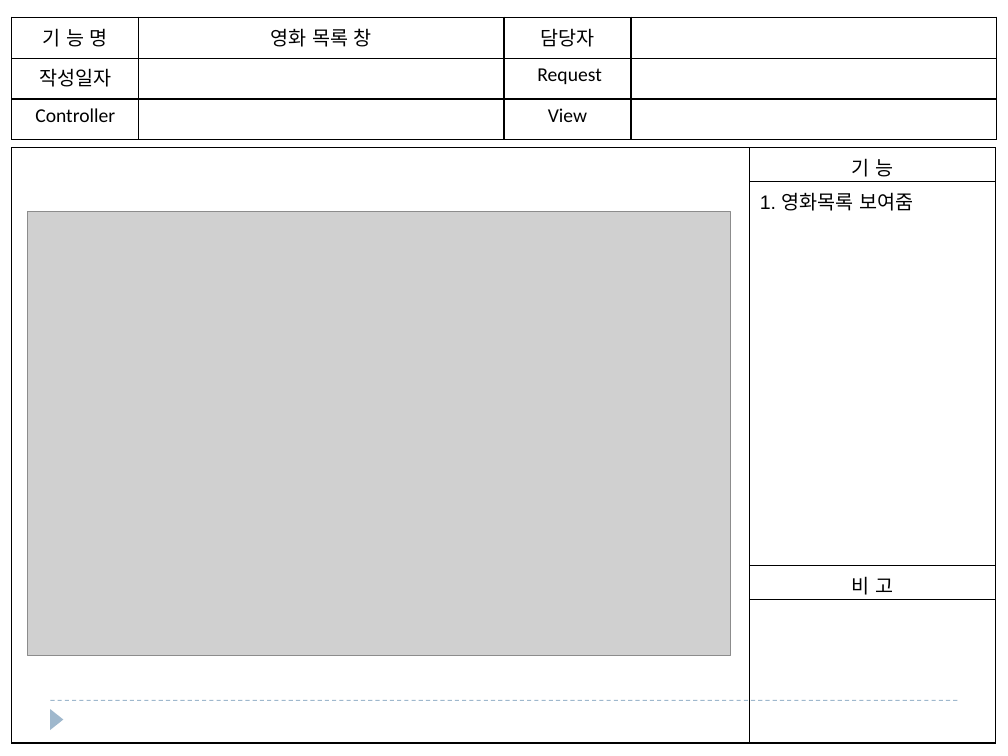
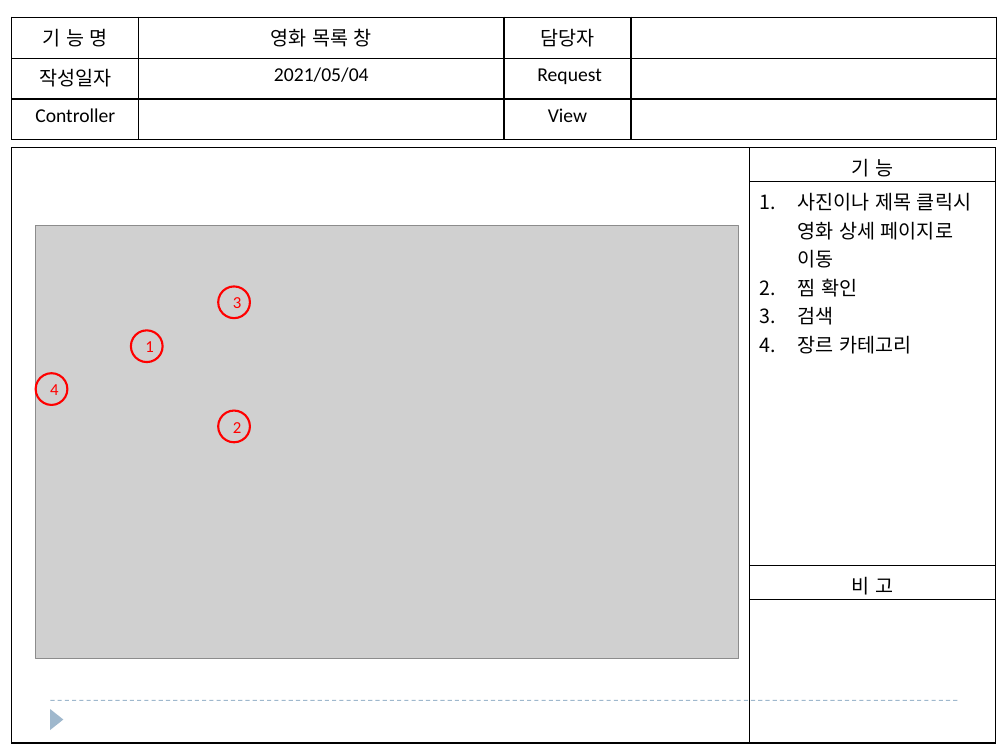
Before and after one commit to cr0ng/gitstart, a slide deck: slide 5 of gitTest/doc/스토리보드.pptx. Drawn at 1008x756 pixels with LibreOffice and Linux fonts; fonts in the diff are those of the drawing; grey boxes stand for pictures. Boxes give left, top, right and bottom in pixels: in the first picture for what was removed or moved away, otherwise in the second. Text is boxed around its words. In the diff, an @@ line names an element or a change of style, - is before the commit and + after.

```diff
--- a/gitTest/doc/스토리보드.pptx
+++ b/gitTest/doc/스토리보드.pptx
@@ table at (x1=12, y1=17, x2=996, y2=140) @@
-row 2, column 2: 
+row 2, column 2: 2021/05/04
@@ table at (x1=12, y1=148, x2=996, y2=744) @@
-row 2, column 2: 1. 영화목록 보여줌
+row 2, column 2: 사진이나 제목 클릭시 영화 상세 페이지로 이동 / 찜 확인 / 검색 / 장르 카테고리
@@ picture resized from (x1=28, y1=212, x2=731, y2=656) to (x1=35, y1=226, x2=739, y2=659) @@
@@ ellipse added at (x1=219, y1=286, x2=250, y2=318), outline #FF0000 1.5 pt, 12 pt, text #FF0000 @@
+3
@@ ellipse added at (x1=131, y1=331, x2=162, y2=362), outline #FF0000 1.5 pt, 12 pt, text #FF0000 @@
+1
@@ ellipse added at (x1=35, y1=373, x2=67, y2=404), outline #FF0000 1.5 pt, 12 pt, text #FF0000 @@
+4
@@ ellipse added at (x1=219, y1=410, x2=250, y2=442), outline #FF0000 1.5 pt, 12 pt, text #FF0000 @@
+2
```
Also in this commit, not shown: 10 other slides changed, 1 slide removed.
